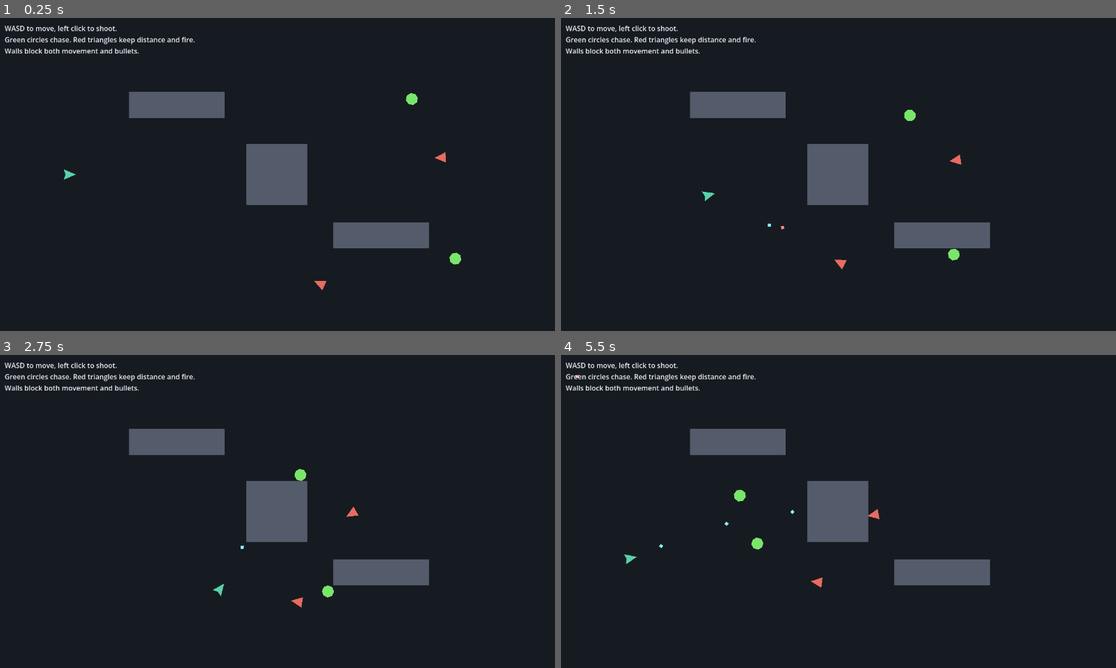
Above: before the commit, frames 1-4 (two rows, left to right).
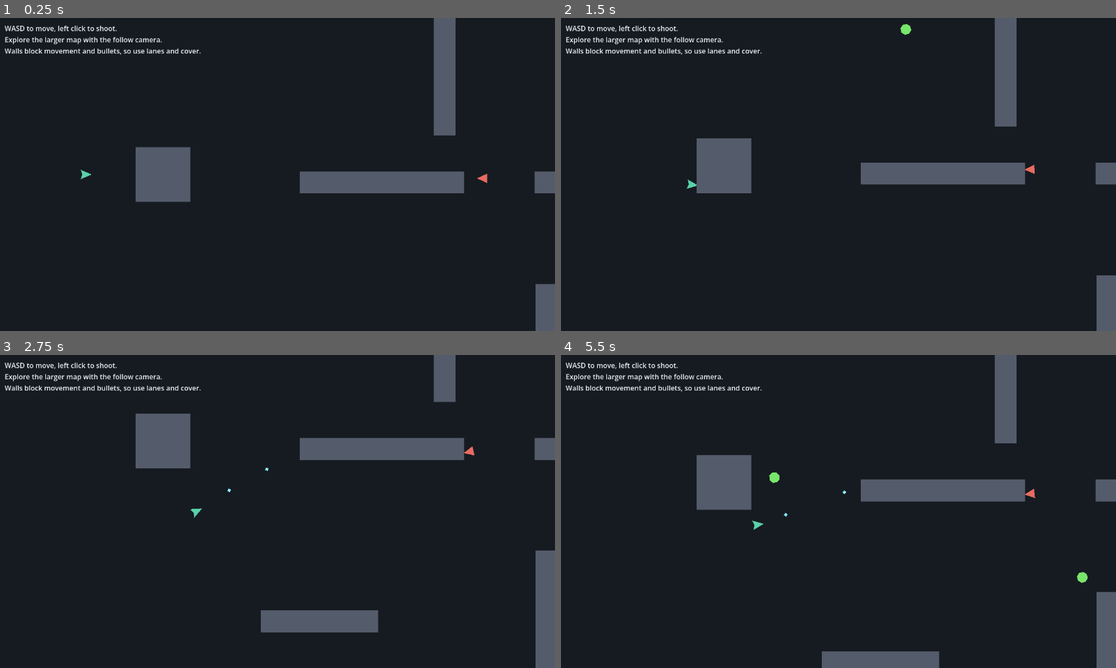
Above: after the commit, the same moments.

Repository: Colinb34/CST363-Final-Project
Game: Godot game, scene res://scenes/main.tscn
Two runs of this game, one before a commit and one after it. Both use one fixed random seed, a clock stepped at 60 frames per second and the inputs below.
Inputs (mouse positions are in pixels of both pictures, inside the frame that each line leads up to):
- Up to frame 1 (0.25 s): no input
- Up to frame 2 (1.5 s): tap Enter at 0.5, 1.25 s; move the mouse to (960, 158) at 0.52 s; press the mouse at (960, 158) at 0.53 s; hold D (move_right) 0.53-1.28 s; move the mouse to (727, 190) at 1.27 s; release the mouse at (727, 190) at 1.28 s; hold S (move_down) from 1.28 s (still down); click (727, 190) at 1.35 s
- Up to frame 3 (2.75 s): tap Enter at 2 s; move the mouse to (333, 442) at 2.02 s; release S (move_down) at 2.03 s; press the mouse at (333, 442) at 2.03 s; hold D (move_right) from 2.03 s (still down)
- Up to frame 4 (5.5 s): tap Enter at 2.75, 3.5, 4.25 s; move the mouse to (810, 574) at 2.77 s; release D (move_right) at 2.78 s; release the mouse at (810, 574) at 2.78 s; hold W (move_up) 2.78-3.53 s; click (810, 574) at 2.85 s; move the mouse to (1005, 558) at 3.52 s; press the mouse at (1005, 558) at 3.53 s; hold A (move_left) 3.53-5.03 s; move the mouse to (672, 464) at 4.27 s; release the mouse at (672, 464) at 4.28 s; click (672, 464) at 4.35 s; move the mouse to (866, 511) at 5.02 s; press the mouse at (866, 511) at 5.03 s; hold S (move_down) from 5.03 s (still down)

The runs differ from the first frame. In frame 1, 12% of the frame differs, in the area x 0-100%, y 0-100%; in frame 2, 12%; in frame 3, 12%; in frame 4, 13%.

Commit message:
Expand map and fix wall-adjacent shooting

Diff:
--- a/QuadTreeShooterStarter/scenes/main.tscn
+++ b/QuadTreeShooterStarter/scenes/main.tscn
@@ -6,10 +6,10 @@
 [ext_resource type="PackedScene" path="res://scenes/enemy_shooter.tscn" id="4_a59tw"]
 
 [sub_resource type="RectangleShape2D" id="RectangleShape2D_boundary_top"]
-size = Vector2(1280, 32)
+size = Vector2(2560, 32)
 
 [sub_resource type="RectangleShape2D" id="RectangleShape2D_boundary_side"]
-size = Vector2(32, 720)
+size = Vector2(32, 1600)
 
 [sub_resource type="RectangleShape2D" id="RectangleShape2D_obstacle_box"]
 size = Vector2(140, 140)
@@ -17,75 +17,162 @@
 [sub_resource type="RectangleShape2D" id="RectangleShape2D_obstacle_bar"]
 size = Vector2(220, 60)
 
+[sub_resource type="RectangleShape2D" id="RectangleShape2D_wall_long_h"]
+size = Vector2(420, 56)
+
+[sub_resource type="RectangleShape2D" id="RectangleShape2D_wall_long_v"]
+size = Vector2(56, 360)
+
+[sub_resource type="RectangleShape2D" id="RectangleShape2D_wall_medium_h"]
+size = Vector2(300, 56)
+
 [node name="Main" type="Node2D"]
 script = ExtResource("1_l4a7f")
 
 [node name="Arena" type="Node2D" parent="."]
 
 [node name="Background" type="ColorRect" parent="Arena"]
-offset_right = 1280.0
-offset_bottom = 720.0
+offset_right = 2560.0
+offset_bottom = 1600.0
 color = Color(0.0862745, 0.105882, 0.129412, 1)
 
 [node name="Player" parent="Arena" instance=ExtResource("2_7x6y4")]
-position = Vector2(160, 360)
+position = Vector2(220, 800)
 
 [node name="Enemies" type="Node2D" parent="Arena"]
 
 [node name="EnemyChaserA" parent="Arena/Enemies" instance=ExtResource("3_6h0h8")]
-position = Vector2(980, 180)
+position = Vector2(1040, 360)
 
 [node name="EnemyChaserB" parent="Arena/Enemies" instance=ExtResource("3_6h0h8")]
-position = Vector2(1080, 560)
+position = Vector2(1480, 1210)
+
+[node name="EnemyChaserC" parent="Arena/Enemies" instance=ExtResource("3_6h0h8")]
+position = Vector2(2160, 420)
 
 [node name="EnemyShooterA" parent="Arena/Enemies" instance=ExtResource("4_a59tw")]
-position = Vector2(1040, 320)
+position = Vector2(1260, 810)
 
 [node name="EnemyShooterB" parent="Arena/Enemies" instance=ExtResource("4_a59tw")]
-position = Vector2(760, 620)
+position = Vector2(1920, 1180)
+
+[node name="EnemyShooterC" parent="Arena/Enemies" instance=ExtResource("4_a59tw")]
+position = Vector2(2290, 760)
 
 [node name="Obstacles" type="Node2D" parent="Arena"]
 
-[node name="CenterBlock" type="StaticBody2D" parent="Arena/Obstacles"]
-position = Vector2(640, 360)
-collision_layer = 2
-collision_mask = 0
-
-[node name="CollisionShape2D" type="CollisionShape2D" parent="Arena/Obstacles/CenterBlock"]
+[node name="SpawnCover" type="StaticBody2D" parent="Arena/Obstacles"]
+position = Vector2(420, 800)
+collision_layer = 2
+collision_mask = 0
+
+[node name="CollisionShape2D" type="CollisionShape2D" parent="Arena/Obstacles/SpawnCover"]
 shape = SubResource("RectangleShape2D_obstacle_box")
 
-[node name="Visual" type="Polygon2D" parent="Arena/Obstacles/CenterBlock"]
+[node name="Visual" type="Polygon2D" parent="Arena/Obstacles/SpawnCover"]
 polygon = PackedVector2Array(-70, -70, 70, -70, 70, 70, -70, 70)
 color = Color(0.329412, 0.360784, 0.419608, 1)
 
-[node name="UpperBar" type="StaticBody2D" parent="Arena/Obstacles"]
-position = Vector2(410, 200)
-collision_layer = 2
-collision_mask = 0
-
-[node name="CollisionShape2D" type="CollisionShape2D" parent="Arena/Obstacles/UpperBar"]
-shape = SubResource("RectangleShape2D_obstacle_bar")
-
-[node name="Visual" type="Polygon2D" parent="Arena/Obstacles/UpperBar"]
-polygon = PackedVector2Array(-110, -30, 110, -30, 110, 30, -110, 30)
-color = Color(0.329412, 0.360784, 0.419608, 1)
-
-[node name="LowerBar" type="StaticBody2D" parent="Arena/Obstacles"]
-position = Vector2(880, 500)
-collision_layer = 2
-collision_mask = 0
-
-[node name="CollisionShape2D" type="CollisionShape2D" parent="Arena/Obstacles/LowerBar"]
-shape = SubResource("RectangleShape2D_obstacle_bar")
-
-[node name="Visual" type="Polygon2D" parent="Arena/Obstacles/LowerBar"]
-polygon = PackedVector2Array(-110, -30, 110, -30, 110, 30, -110, 30)
+[node name="NorthHall" type="StaticBody2D" parent="Arena/Obstacles"]
+position = Vector2(760, 300)
+collision_layer = 2
+collision_mask = 0
+
+[node name="CollisionShape2D" type="CollisionShape2D" parent="Arena/Obstacles/NorthHall"]
+shape = SubResource("RectangleShape2D_wall_long_h")
+
+[node name="Visual" type="Polygon2D" parent="Arena/Obstacles/NorthHall"]
+polygon = PackedVector2Array(-210, -28, 210, -28, 210, 28, -210, 28)
+color = Color(0.329412, 0.360784, 0.419608, 1)
+
+[node name="NorthDivider" type="StaticBody2D" parent="Arena/Obstacles"]
+position = Vector2(1140, 520)
+collision_layer = 2
+collision_mask = 0
+
+[node name="CollisionShape2D" type="CollisionShape2D" parent="Arena/Obstacles/NorthDivider"]
+shape = SubResource("RectangleShape2D_wall_long_v")
+
+[node name="Visual" type="Polygon2D" parent="Arena/Obstacles/NorthDivider"]
+polygon = PackedVector2Array(-28, -180, 28, -180, 28, 180, -28, 180)
+color = Color(0.329412, 0.360784, 0.419608, 1)
+
+[node name="CenterHallWest" type="StaticBody2D" parent="Arena/Obstacles"]
+position = Vector2(980, 820)
+collision_layer = 2
+collision_mask = 0
+
+[node name="CollisionShape2D" type="CollisionShape2D" parent="Arena/Obstacles/CenterHallWest"]
+shape = SubResource("RectangleShape2D_wall_long_h")
+
+[node name="Visual" type="Polygon2D" parent="Arena/Obstacles/CenterHallWest"]
+polygon = PackedVector2Array(-210, -28, 210, -28, 210, 28, -210, 28)
+color = Color(0.329412, 0.360784, 0.419608, 1)
+
+[node name="CenterHallEast" type="StaticBody2D" parent="Arena/Obstacles"]
+position = Vector2(1580, 820)
+collision_layer = 2
+collision_mask = 0
+
+[node name="CollisionShape2D" type="CollisionShape2D" parent="Arena/Obstacles/CenterHallEast"]
+shape = SubResource("RectangleShape2D_wall_long_h")
+
+[node name="Visual" type="Polygon2D" parent="Arena/Obstacles/CenterHallEast"]
+polygon = PackedVector2Array(-210, -28, 210, -28, 210, 28, -210, 28)
+color = Color(0.329412, 0.360784, 0.419608, 1)
+
+[node name="SouthPocket" type="StaticBody2D" parent="Arena/Obstacles"]
+position = Vector2(820, 1260)
+collision_layer = 2
+collision_mask = 0
+
+[node name="CollisionShape2D" type="CollisionShape2D" parent="Arena/Obstacles/SouthPocket"]
+shape = SubResource("RectangleShape2D_wall_medium_h")
+
+[node name="Visual" type="Polygon2D" parent="Arena/Obstacles/SouthPocket"]
+polygon = PackedVector2Array(-150, -28, 150, -28, 150, 28, -150, 28)
+color = Color(0.329412, 0.360784, 0.419608, 1)
+
+[node name="SouthDivider" type="StaticBody2D" parent="Arena/Obstacles"]
+position = Vector2(1400, 1260)
+collision_layer = 2
+collision_mask = 0
+
+[node name="CollisionShape2D" type="CollisionShape2D" parent="Arena/Obstacles/SouthDivider"]
+shape = SubResource("RectangleShape2D_wall_long_v")
+
+[node name="Visual" type="Polygon2D" parent="Arena/Obstacles/SouthDivider"]
+polygon = PackedVector2Array(-28, -180, 28, -180, 28, 180, -28, 180)
+color = Color(0.329412, 0.360784, 0.419608, 1)
+
+[node name="EastUpper" type="StaticBody2D" parent="Arena/Obstacles"]
+position = Vector2(1970, 430)
+collision_layer = 2
+collision_mask = 0
+
+[node name="CollisionShape2D" type="CollisionShape2D" parent="Arena/Obstacles/EastUpper"]
+shape = SubResource("RectangleShape2D_wall_medium_h")
+
+[node name="Visual" type="Polygon2D" parent="Arena/Obstacles/EastUpper"]
+polygon = PackedVector2Array(-150, -28, 150, -28, 150, 28, -150, 28)
+color = Color(0.329412, 0.360784, 0.419608, 1)
+
+[node name="EastLower" type="StaticBody2D" parent="Arena/Obstacles"]
+position = Vector2(2140, 1080)
+collision_layer = 2
+collision_mask = 0
+
+[node name="CollisionShape2D" type="CollisionShape2D" parent="Arena/Obstacles/EastLower"]
+shape = SubResource("RectangleShape2D_obstacle_box")
+
+[node name="Visual" type="Polygon2D" parent="Arena/Obstacles/EastLower"]
+polygon = PackedVector2Array(-70, -70, 70, -70, 70, 70, -70, 70)
 color = Color(0.329412, 0.360784, 0.419608, 1)
 
 [node name="Boundaries" type="Node2D" parent="Arena"]
 
 [node name="TopWall" type="StaticBody2D" parent="Arena/Boundaries"]
-position = Vector2(640, 0)
+position = Vector2(1280, 0)
 collision_layer = 2
 collision_mask = 0
 
@@ -94,7 +181,7 @@
 shape = SubResource("RectangleShape2D_boundary_top")
 
 [node name="BottomWall" type="StaticBody2D" parent="Arena/Boundaries"]
-position = Vector2(640, 720)
+position = Vector2(1280, 1600)
 collision_layer = 2
 collision_mask = 0
 
@@ -103,7 +190,7 @@
 shape = SubResource("RectangleShape2D_boundary_top")
 
 [node name="LeftWall" type="StaticBody2D" parent="Arena/Boundaries"]
-position = Vector2(0, 360)
+position = Vector2(0, 800)
 collision_layer = 2
 collision_mask = 0
 
@@ -112,7 +199,7 @@
 shape = SubResource("RectangleShape2D_boundary_side")
 
 [node name="RightWall" type="StaticBody2D" parent="Arena/Boundaries"]
-position = Vector2(1280, 360)
+position = Vector2(2560, 800)
 collision_layer = 2
 collision_mask = 0
 
@@ -127,7 +214,7 @@
 [node name="Instructions" type="Label" parent="UI"]
 offset_left = 14.0
 offset_top = 12.0
-offset_right = 415.0
-offset_bottom = 83.0
+offset_right = 475.0
+offset_bottom = 102.0
 theme_override_colors/font_color = Color(0.929412, 0.941176, 0.960784, 1)
-text = "WASD to move, left click to shoot.\nGreen circles chase. Red triangles keep distance and fire.\nWalls block both movement and bullets."
+text = "WASD to move, left click to shoot.\nExplore the larger map with the follow camera.\nWalls block movement and bullets, so use lanes and cover."
--- a/QuadTreeShooterStarter/scenes/player.tscn
+++ b/QuadTreeShooterStarter/scenes/player.tscn
@@ -16,3 +16,8 @@
 [node name="Body" type="Polygon2D" parent="."]
 polygon = PackedVector2Array(18, 0, -10, -12, -6, 0, -10, 12)
 color = Color(0.352941, 0.819608, 0.666667, 1)
+
+[node name="Camera2D" type="Camera2D" parent="."]
+zoom = Vector2(0.9, 0.9)
+position_smoothing_enabled = true
+position_smoothing_speed = 6.0
--- a/QuadTreeShooterStarter/scripts/enemy.gd
+++ b/QuadTreeShooterStarter/scripts/enemy.gd
@@ -39,7 +39,7 @@
 	shoot_timer = maxf(shoot_timer - delta, 0.0)
 	if enemy_type == "shooter" and shoot_timer <= 0.0 and distance <= preferred_range + 120.0 and _has_line_of_sight():
 		shoot_timer = shoot_cooldown
-		world.spawn_bullet(global_position + direction * 18.0, direction, 520.0, 1, "enemy_bullets", "player", Color(1, 0.556863, 0.556863, 1))
+		world.spawn_bullet(global_position, global_position + direction * 18.0, direction, 520.0, 1, "enemy_bullets", "player", Color(1, 0.556863, 0.556863, 1))
 
 func take_damage(amount: int) -> void:
 	health -= amount
--- a/QuadTreeShooterStarter/scripts/main.gd
+++ b/QuadTreeShooterStarter/scripts/main.gd
@@ -1,6 +1,6 @@
 extends Node2D
 
-const WORLD_SIZE := Vector2(1280, 720)
+const WORLD_SIZE := Vector2(2560, 1600)
 
 @export var bullet_scene: PackedScene = preload("res://scenes/bullet.tscn")
 
@@ -10,11 +10,16 @@
 @onready var arena: Node2D = $Arena
 @onready var projectiles: Node2D = $Arena/Projectiles
 @onready var enemies_root: Node2D = $Arena/Enemies
+@onready var player_camera: Camera2D = $Arena/Player/Camera2D
 
 func _ready() -> void:
 	player = $Arena/Player
 	player.world = self
 	quadtree = QuadTree.new(Rect2(Vector2.ZERO, WORLD_SIZE))
+	player_camera.limit_left = 0
+	player_camera.limit_top = 0
+	player_camera.limit_right = int(WORLD_SIZE.x)
+	player_camera.limit_bottom = int(WORLD_SIZE.y)
 
 	for enemy in enemies_root.get_children():
 		enemy.player = player
@@ -24,7 +29,10 @@
 	_rebuild_quadtree()
 	_cleanup_invalid_enemy_refs()
 
-func spawn_bullet(start_position: Vector2, direction: Vector2, bullet_speed: float, damage: int, owner_group: String, target_group: String, tint: Color) -> void:
+func spawn_bullet(source_position: Vector2, start_position: Vector2, direction: Vector2, bullet_speed: float, damage: int, owner_group: String, target_group: String, tint: Color) -> void:
+	if _wall_blocks_spawn(source_position, start_position):
+		return
+
 	var bullet := bullet_scene.instantiate()
 	projectiles.add_child(bullet)
 	bullet.setup(start_position, direction, bullet_speed, damage, owner_group, target_group, self, tint)
@@ -72,3 +80,9 @@
 			child.player = player
 		if child.world == null:
 			child.world = self
+
+func _wall_blocks_spawn(source_position: Vector2, start_position: Vector2) -> bool:
+	var query := PhysicsRayQueryParameters2D.create(source_position, start_position)
+	query.collision_mask = 2
+	var hit := get_world_2d().direct_space_state.intersect_ray(query)
+	return not hit.is_empty()
--- a/QuadTreeShooterStarter/scripts/player.gd
+++ b/QuadTreeShooterStarter/scripts/player.gd
@@ -27,7 +27,7 @@
 	if Input.is_action_pressed("shoot") and fire_timer <= 0.0 and world != null:
 		fire_timer = fire_cooldown
 		var bullet_direction := (get_global_mouse_position() - global_position).normalized()
-		world.spawn_bullet(global_position + bullet_direction * 20.0, bullet_direction, bullet_speed, bullet_damage, "player_bullets", "enemy", Color(0.541176, 0.929412, 1, 1))
+		world.spawn_bullet(global_position, global_position + bullet_direction * 20.0, bullet_direction, bullet_speed, bullet_damage, "player_bullets", "enemy", Color(0.541176, 0.929412, 1, 1))
 
 func take_damage(amount: int) -> void:
 	health -= amount
Not shown: 1 places in QuadTreeShooterStarter/scenes/main.tscn that only renumber resources
